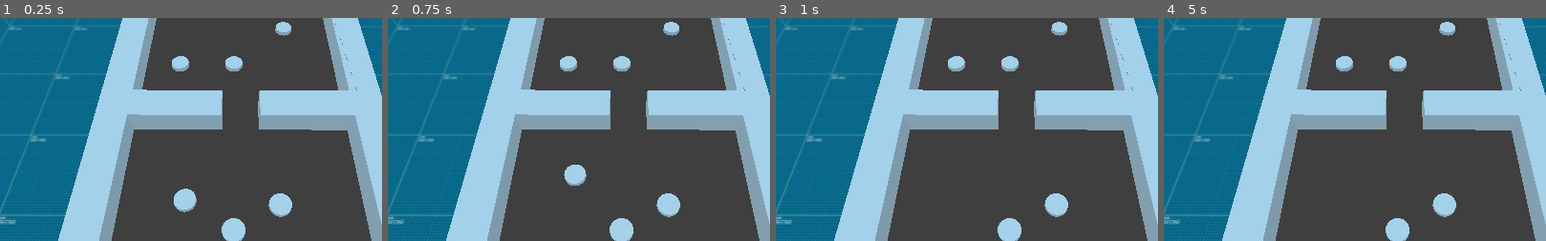
Above: before the commit, frames 1-4 (left to right).
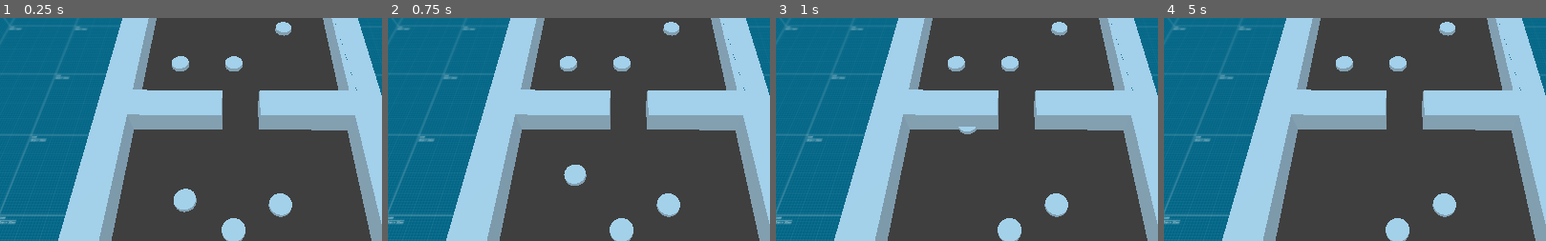
Above: after the commit, the same moments.

Repository: gamkedo-la/puck2000
Game: Godot game, scene res://GameProto.tscn
Two runs of this game, one before a commit and one after it. Both use one fixed random seed, a clock stepped at 60 frames per second and the inputs below.
Inputs (mouse positions are % of the whole screen's width and height, from its top left):
- Up to frame 1 (0.25 s): no input
- Up to frame 2 (0.75 s): tap Enter at 0.5 s; move the mouse to (72, 45) at 0.52 s; tap Space (puck) at 0.6 s; click (72, 45) at 0.67 s
- Up to frame 3 (1 s): no input
- Up to frame 4 (5 s): move the mouse to (30, 55) at 1.27 s; tap Space (puck) at 1.35, 2, 2.3, 2.85, 3.5, 3.6, 4.55 s; click (30, 55) at 1.42 s; move the mouse to (60, 28) at 2.02 s; press the mouse at (60, 28) at 2.03 s; tap Enter at 2.75, 4.25 s; move the mouse to (45, 70) at 2.77 s; release the mouse at (45, 70) at 2.78 s; click (45, 70) at 2.92 s; move the mouse to (80, 65) at 3.52 s; click (80, 65) at 3.67 s; move the mouse to (20, 35) at 4.27 s; click (20, 35) at 4.35 s
The pictures show only the part of the screen within x 19-69%, y 22-72%; the shares and areas given below are measured in that part.

Frames 1-2 are identical in both runs. In frame 3, 0.1% of the frame differs, in the area x 47-53%, y 48-53%; in frame 4, less than 0.1%.

Commit message:
folder organisation, add puck test scene

Diff:
--- a/GameProto.tscn
+++ b/GameProto.tscn
@@ -2,7 +2,7 @@
 
 [ext_resource path="res://texture-test-1x1.png" type="Texture" id=1]
 [ext_resource path="res://Table.tscn" type="PackedScene" id=2]
-[ext_resource path="res://puck_rigid/PuckRigid.tscn" type="PackedScene" id=3]
+[ext_resource path="res://pucks/puck_rigid/PuckRigid.tscn" type="PackedScene" id=3]
 [ext_resource path="res://Game.gd" type="Script" id=4]
 
 [sub_resource type="SpatialMaterial" id=1]
--- a/puck_kinematic/Puck.tscn
+++ /dev/null
@@ -1,18 +0,0 @@
-[gd_scene load_steps=3 format=2]
-
-[ext_resource path="res://puck_kinematic/puck_kinematic.gd" type="Script" id=1]
-
-[sub_resource type="CylinderShape" id=3]
-height = 0.04
-radius = 0.08
-
-[node name="Puck" type="KinematicBody"]
-script = ExtResource( 1 )
-
-[node name="CollisionShape" type="CollisionShape" parent="."]
-shape = SubResource( 3 )
-
-[node name="CSGCylinder" type="CSGCylinder" parent="."]
-radius = 0.08
-height = 0.04
-sides = 16
--- a/puck_rigid/PuckRigid.tscn
+++ /dev/null
@@ -1,49 +0,0 @@
-[gd_scene load_steps=6 format=2]
-
-[ext_resource path="res://puck_rigid/puck_rigid.gd" type="Script" id=1]
-
-[sub_resource type="CylinderShape" id=1]
-height = 0.04
-radius = 0.08
-
-[sub_resource type="CylinderMesh" id=5]
-top_radius = 0.08
-bottom_radius = 0.08
-height = 0.04
-
-[sub_resource type="PrismMesh" id=3]
-size = Vector3( 0.04, 0.25, 0.025 )
-
-[sub_resource type="SpatialMaterial" id=4]
-flags_unshaded = true
-albedo_color = Color( 1, 0, 0, 1 )
-
-[node name="Puck" type="RigidBody"]
-axis_lock_linear_y = true
-axis_lock_angular_x = true
-axis_lock_angular_y = true
-axis_lock_angular_z = true
-script = ExtResource( 1 )
-push_force = 2.0
-
-[node name="CollisionShape" type="CollisionShape" parent="."]
-shape = SubResource( 1 )
-
-[node name="MeshInstance" type="MeshInstance" parent="."]
-mesh = SubResource( 5 )
-
-[node name="test" type="MeshInstance" parent="."]
-transform = Transform( 1, 0, 0, 0, -4.37114e-08, 1, 0, -1, -4.37114e-08, 0, 0.01, -0.0520506 )
-visible = false
-mesh = SubResource( 3 )
-material/0 = SubResource( 4 )
-
-[node name="Pointer" type="Spatial" parent="."]
-
-[node name="MeshInstance" type="MeshInstance" parent="Pointer"]
-transform = Transform( 1, 0, 0, 0, -4.37114e-08, 1, 0, -1, -4.37114e-08, 0, 0.01, -0.15 )
-mesh = SubResource( 3 )
-skeleton = NodePath("../..")
-material/0 = SubResource( 4 )
-
-[connection signal="input_event" from="." to="." method="_on_Puck_input_event"]
--- /dev/null
+++ b/pucks/puck_rigid/PuckRigid.tscn
@@ -0,0 +1,51 @@
+[gd_scene load_steps=6 format=2]
+
+[ext_resource path="res://pucks/puck_rigid/puck_rigid.gd" type="Script" id=1]
+
+[sub_resource type="CylinderShape" id=1]
+height = 0.04
+radius = 0.08
+
+[sub_resource type="CylinderMesh" id=5]
+top_radius = 0.08
+bottom_radius = 0.08
+height = 0.04
+
+[sub_resource type="PrismMesh" id=3]
+size = Vector3( 0.04, 0.25, 0.025 )
+
+[sub_resource type="SpatialMaterial" id=4]
+flags_unshaded = true
+albedo_color = Color( 1, 0, 0, 1 )
+
+[node name="Puck" type="RigidBody"]
+continuous_cd = true
+can_sleep = false
+axis_lock_linear_y = true
+axis_lock_angular_x = true
+axis_lock_angular_y = true
+axis_lock_angular_z = true
+script = ExtResource( 1 )
+push_force = 2.0
+
+[node name="CollisionShape" type="CollisionShape" parent="."]
+shape = SubResource( 1 )
+
+[node name="MeshInstance" type="MeshInstance" parent="."]
+mesh = SubResource( 5 )
+
+[node name="test" type="MeshInstance" parent="."]
+transform = Transform( 1, 0, 0, 0, -4.37114e-08, 1, 0, -1, -4.37114e-08, 0, 0.01, -0.0520506 )
+visible = false
+mesh = SubResource( 3 )
+material/0 = SubResource( 4 )
+
+[node name="Pointer" type="Spatial" parent="."]
+
+[node name="MeshInstance" type="MeshInstance" parent="Pointer"]
+transform = Transform( 1, 0, 0, 0, -4.37114e-08, 1, 0, -1, -4.37114e-08, 0, 0.01, -0.15 )
+mesh = SubResource( 3 )
+skeleton = NodePath("../..")
+material/0 = SubResource( 4 )
+
+[connection signal="input_event" from="." to="." method="_on_Puck_input_event"]
--- /dev/null
+++ b/test_scenes/puck_kinematic/Puck.tscn
@@ -0,0 +1,18 @@
+[gd_scene load_steps=3 format=2]
+
+[ext_resource path="res://test_scenes/puck_kinematic/puck_kinematic.gd" type="Script" id=1]
+
+[sub_resource type="CylinderShape" id=3]
+height = 0.04
+radius = 0.08
+
+[node name="Puck" type="KinematicBody"]
+script = ExtResource( 1 )
+
+[node name="CollisionShape" type="CollisionShape" parent="."]
+shape = SubResource( 3 )
+
+[node name="CSGCylinder" type="CSGCylinder" parent="."]
+radius = 0.08
+height = 0.04
+sides = 16
--- /dev/null
+++ b/test_scenes/puck_test/PuckTest.tscn
@@ -0,0 +1,95 @@
+[gd_scene load_steps=9 format=2]
+
+[ext_resource path="res://texture-test-1x1.png" type="Texture" id=1]
+[ext_resource path="res://pucks/puck_rigid/PuckRigid.tscn" type="PackedScene" id=2]
+
+[sub_resource type="CubeMesh" id=1]
+size = Vector3( 100, 2, 100 )
+
+[sub_resource type="SpatialMaterial" id=2]
+flags_unshaded = true
+albedo_texture = ExtResource( 1 )
+uv1_triplanar = true
+
+[sub_resource type="BoxShape" id=3]
+extents = Vector3( 50, 1, 50 )
+
+[sub_resource type="CubeMesh" id=4]
+size = Vector3( 20, 2, 2 )
+
+[sub_resource type="SpatialMaterial" id=6]
+flags_unshaded = true
+albedo_color = Color( 0.8125, 0.731915, 0.606201, 1 )
+
+[sub_resource type="BoxShape" id=5]
+extents = Vector3( 10, 1, 1 )
+
+[node name="PuckTest" type="Spatial"]
+
+[node name="Camera" type="Camera" parent="."]
+transform = Transform( 1, -1.78336e-07, 1.39331e-07, 0, 0.615661, 0.788011, -2.26311e-07, -0.788011, 0.615661, 0.0106824, 2.76218, 2.19449 )
+
+[node name="Floor" type="StaticBody" parent="."]
+transform = Transform( 1, 0, 0, 0, 1, 0, 0, 0, 1, 0, 0, 1 )
+
+[node name="MeshInstance" type="MeshInstance" parent="Floor"]
+transform = Transform( 1, 0, 0, 0, 1, 0, 0, 0, 1, 0, -1, 0 )
+mesh = SubResource( 1 )
+skeleton = NodePath("../..")
+material/0 = SubResource( 2 )
+
+[node name="CollisionShape" type="CollisionShape" parent="Floor"]
+transform = Transform( 1, 0, 0, 0, 1, 0, 0, 0, 1, 0, -1, 0 )
+shape = SubResource( 3 )
+
+[node name="Wall" type="StaticBody" parent="."]
+transform = Transform( 1, 0, 0, 0, 1, 0, 0, 0, 1, 0, -1, -3 )
+
+[node name="MeshInstance" type="MeshInstance" parent="Wall"]
+transform = Transform( 1, 0, 0, 0, 1, 0, 0, 0, 1, 0, 1, 0 )
+mesh = SubResource( 4 )
+material/0 = SubResource( 6 )
+
+[node name="CollisionShape" type="CollisionShape" parent="Wall"]
+transform = Transform( 1, 0, 0, 0, 1, 0, 0, 0, 1, 0, 1, 0 )
+shape = SubResource( 5 )
+
+[node name="Wall2" type="StaticBody" parent="."]
+transform = Transform( -4.37114e-08, 0, -1, 0, 1, 0, 1, 0, -4.37114e-08, 3, -1, 6 )
+
+[node name="MeshInstance" type="MeshInstance" parent="Wall2"]
+transform = Transform( 1, 0, 0, 0, 1, 0, 0, 0, 1, 0, 1, 0 )
+mesh = SubResource( 4 )
+material/0 = SubResource( 6 )
+
+[node name="CollisionShape" type="CollisionShape" parent="Wall2"]
+transform = Transform( 1, 0, 0, 0, 1, 0, 0, 0, 1, 0, 1, 0 )
+shape = SubResource( 5 )
+
+[node name="Wall3" type="StaticBody" parent="."]
+transform = Transform( 1, 0, 0, 0, 1, 0, 0, 0, 1, 0, -1, 3 )
+
+[node name="MeshInstance" type="MeshInstance" parent="Wall3"]
+transform = Transform( 1, 0, 0, 0, 1, 0, 0, 0, 1, 0, 1, 0 )
+mesh = SubResource( 4 )
+material/0 = SubResource( 6 )
+
+[node name="CollisionShape" type="CollisionShape" parent="Wall3"]
+transform = Transform( 1, 0, 0, 0, 1, 0, 0, 0, 1, 0, 1, 0 )
+shape = SubResource( 5 )
+
+[node name="Wall4" type="StaticBody" parent="."]
+transform = Transform( -4.37114e-08, 0, -1, 0, 1, 0, 1, 0, -4.37114e-08, -3, -1, 6 )
+
+[node name="MeshInstance" type="MeshInstance" parent="Wall4"]
+transform = Transform( 1, 0, 0, 0, 1, 0, 0, 0, 1, 0, 1, 0 )
+mesh = SubResource( 4 )
+material/0 = SubResource( 6 )
+
+[node name="CollisionShape" type="CollisionShape" parent="Wall4"]
+transform = Transform( 1, 0, 0, 0, 1, 0, 0, 0, 1, 0, 1, 0 )
+shape = SubResource( 5 )
+
+[node name="Puck" parent="." instance=ExtResource( 2 )]
+transform = Transform( 1, 0, 0, 0, 1, 0, 0, 0, 1, 0, 0.025, 0 )
+isInteractable = true
Not shown, added: _assets_src/.gdignore
Binary file added: _assets_src/misc/label.png
Not shown, added: _assets_src/misc/label.png.import
Renamed: puck_rigid/puck_rigid.gd -> pucks/puck_rigid/puck_rigid.gd
Renamed: puck_kinematic/puck_kinematic.gd -> test_scenes/puck_kinematic/puck_kinematic.gd
Renamed: raycast_test/RaycastTest.tscn -> test_scenes/raycast_test/RaycastTest.tscn
Not shown, added: _assets_src/misc/scrub.psd
